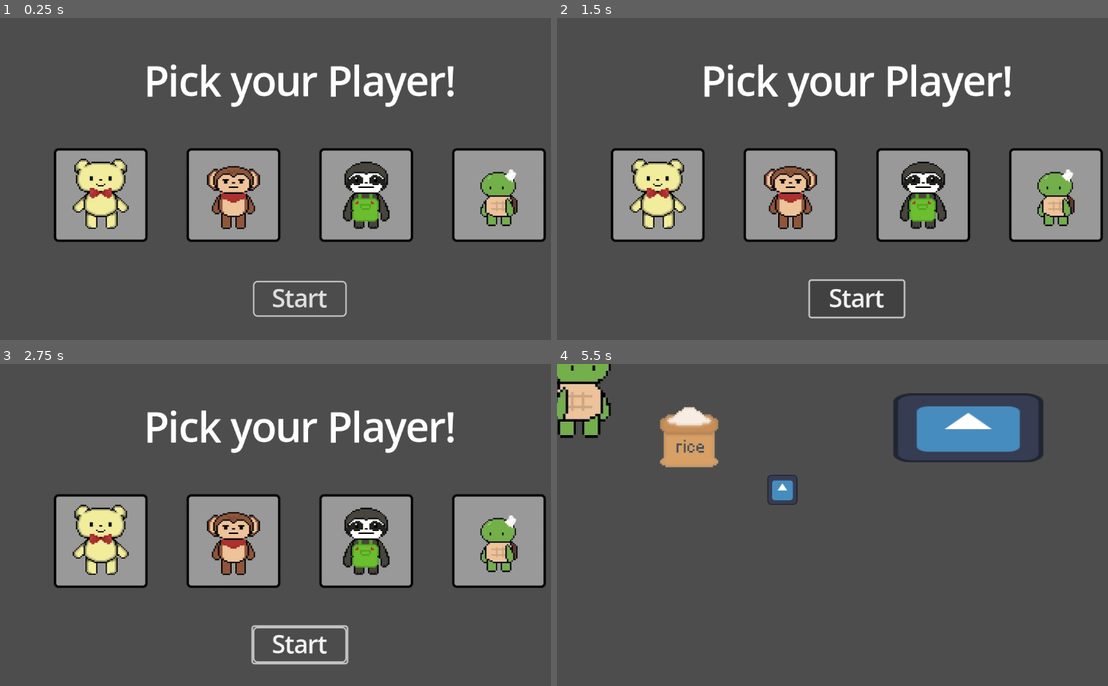
Above: before the commit, frames 1-4 (two rows, left to right).
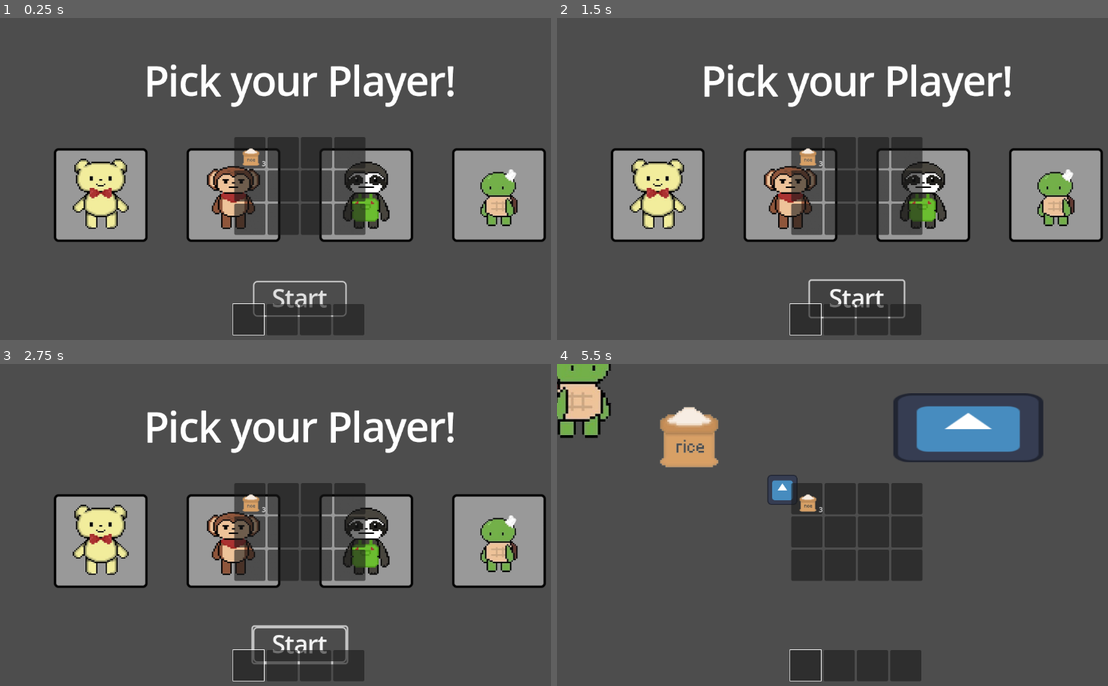
Above: after the commit, the same moments.

Repository: rxsiebearr/Cooking-with-Pao-Pao
Game: Godot game, scene res://character_selection.tscn
Same seed, same stepped clock (60 frames per second), same inputs: the game is played once before the commit and once after it. The engine's default icon, where the game draws it, is replaced by a stand-in: a white triangle on a blue panel in a dark square.
Inputs (mouse positions are in pixels of both pictures, inside the frame that each line leads up to):
- Up to frame 1 (0.25 s): no input
- Up to frame 2 (1.5 s): click "Start" at 0.5 s; click "Start" at 1.25 s
- Up to frame 3 (2.75 s): tap Enter (ui_accept) at 2, 2.27 s; move the mouse to (429, 515) at 2.02 s; hold D (move_right) from 2.03 s (still down); hold E (interact) from 2.03 s (still down); click (429, 515) at 2.17 s
- Up to frame 4 (5.5 s): release D (move_right) at 2.75 s; release E (interact) at 2.75 s; tap Enter (ui_accept) at 2.75, 3.5, 4.25, 5, 5.27 s; drag from (738, 550) to (826, 599) at 2.77 s; move the mouse to (915, 457) at 3.52 s; hold D (move_right) 3.53-4.25 s; hold E (interact) 3.53-4.25 s; click (915, 457) at 3.67 s; drag from (826, 599) to (678, 483) at 4.27 s; move the mouse to (1036, 582) at 5.02 s; hold A (move_left) from 5.03 s (still down); hold E (interact) from 5.03 s (still down); click (1036, 582) at 5.17 s

The runs differ from the first frame. In frame 1, 8.0% of the frame differs, in the area x 42-67%, y 36-99%; in frame 2, 7.6%; in frame 3, 8.0%; in frame 4, 8.6%.

Commit message:
Inventory Done

Diff:
--- a/cooking-with-pao-pao/Farming/farming_test.gd
+++ b/cooking-with-pao-pao/Farming/farming_test.gd
@@ -9,8 +9,10 @@
 
 @export var block : Dictionary [String, BlockData]
 
-var currently_equipped : String = "rice"
+var currently_equipped : Item1 = null
 
+func _ready():
+	Inventory.current_scene = self
 
 
 func _physics_process(delta):
@@ -51,13 +53,14 @@
 			harvesting(tile_pos)
 
 		if event.button_index == MOUSE_BUTTON_RIGHT and not crop.has(tile_pos):
-			set_tile(currently_equipped, tile_pos, crop_layer)
-			crop[tile_pos] = {
-				"name" : currently_equipped,
-				"duration" : 0
-			}
-			print(crop)
-
+			if is_instance_of(currently_equipped, CropData):
+				set_tile(currently_equipped.tile_name, tile_pos, crop_layer)
+				crop[tile_pos] = {
+					"name" : currently_equipped.tile_name,
+					"duration" : 0
+				}
+				print(crop)
+				Inventory.use_stackable_item()
 
 func get_snapped_position(global_pos: Vector2) -> Vector2i:
 	var local_pos = ground.to_local(global_pos)
@@ -89,6 +92,7 @@
 	if crop_layer.get_cell_source_id(pos) != -1 and crop.has(pos) and crop[pos]["duration"] < 0:
 		crop_layer.erase_cell(pos)
 		print(crop[pos]["name"])
-		crop_count += 1
+		Inventory.add_item(block[crop[pos]["name"]], 2)
+		crop_count += 2
 		get_node("Control/Label").text = "x" + str(crop_count)
 		crop.erase(pos)
--- a/cooking-with-pao-pao/Farming/farming_test.tscn
+++ b/cooking-with-pao-pao/Farming/farming_test.tscn
@@ -126,19 +126,18 @@
 
 [node name="Label" type="Label" parent="Control"]
 layout_mode = 1
-anchors_preset = 1
-anchor_left = 1.0
+anchors_preset = 10
 anchor_right = 1.0
-offset_left = -38.0
-offset_top = 10.0
-offset_right = 2.0
-offset_bottom = 32.3333
-grow_horizontal = 0
+offset_left = -21.2197
+offset_top = 11.9543
+offset_right = -21.2197
+offset_bottom = 34.2876
+grow_horizontal = 2
 scale = Vector2(2.34475, 2.0732)
 text = "x0"
 label_settings = SubResource("LabelSettings_ynp53")
 
 [node name="Sprite2D" type="Sprite2D" parent="Control"]
-position = Vector2(-35, 16)
+position = Vector2(-58.075, 15.939)
 scale = Vector2(0.195542, 0.180439)
 texture = ExtResource("7_ynp53")
--- /dev/null
+++ b/cooking-with-pao-pao/Placeholder images/Hotbar.gd
@@ -0,0 +1,34 @@
+extends HBoxContainer
+
+signal equip(item : Item1)
+
+var currently_equipped : Item1:
+	set(value):
+		currently_equipped = value
+		equip.emit(value)
+
+var index= 0:
+	set(value):
+		index = value
+
+		if index >= get_child_count():
+			index = 0
+		elif index < 0:
+			index = get_child_count() - 1
+			queue_redraw()
+func _draw():
+	draw_rect( Rect2(get_child(index).position, get_child(index).size), Color.WHITE, false, 1)
+
+func _input(event):
+	if event is InputEventMouseButton and event.is_pressed():
+		if event.button_index == MOUSE_BUTTON_WHEEL_UP:
+			index -= 1
+		if event.button_index == MOUSE_BUTTON_WHEEL_DOWN:
+			index += 1
+			print(index)
+
+func update():
+	currently_equipped = get_child(index).item
+
+func use_current():
+	get_child(index).amount -= 1
--- /dev/null
+++ b/cooking-with-pao-pao/Placeholder images/Inventory.gd
@@ -0,0 +1,32 @@
+extends Control
+var current_scene
+@onready var Hotbar: HBoxContainer = $UI/Hotbar
+@onready var Grid: GridContainer = $UI/GridContainer
+
+func _on_hotbar_equip(item):
+	if current_scene != null:
+		current_scene.currently_equipped = item
+
+func use_stackable_item():
+	Hotbar.update()
+	Hotbar.use_current()
+
+func add_item(item : Item1, amount :int = 1):
+	for slot in Hotbar.get_children():
+		if slot.item == null:
+			slot.item = item
+			slot.set_amount(amount)
+			return
+		elif slot.item == item:
+			slot.add_amount(2)
+			return
+
+	for slot in Grid.get_children():
+		if slot.item == null:
+			slot.item = item
+			slot.set_amount(amount)
+		elif slot.item == item:
+			slot.add_amount(2)
+			return
+
+	print("Full Inventory")
--- a/cooking-with-pao-pao/Placeholder images/Inventory.tscn
+++ b/cooking-with-pao-pao/Placeholder images/Inventory.tscn
@@ -1,7 +1,9 @@
-[gd_scene load_steps=3 format=3 uid="uid://dvfaqncdp70hw"]
+[gd_scene load_steps=5 format=3 uid="uid://dvfaqncdp70hw"]
 
+[ext_resource type="Script" uid="uid://bl3fhenl6pi2k" path="res://Placeholder images/Inventory.gd" id="1_1ywxw"]
 [ext_resource type="PackedScene" uid="uid://m8fw6pm7upi4" path="res://Placeholder images/Slot.tscn" id="1_cnk8e"]
 [ext_resource type="Resource" uid="uid://bro6k33n1vxpw" path="res://Resources/Rice.tres" id="2_tho5l"]
+[ext_resource type="Script" uid="uid://hgjjehkoux4s" path="res://Placeholder images/Hotbar.gd" id="3_stflw"]
 
 [node name="Inventory" type="Control"]
 layout_mode = 3
@@ -10,6 +12,7 @@
 anchor_bottom = 1.0
 grow_horizontal = 2
 grow_vertical = 2
+script = ExtResource("1_1ywxw")
 
 [node name="UI" type="CanvasLayer" parent="."]
 
@@ -90,6 +93,7 @@
 offset_bottom = -38.0
 grow_horizontal = 2
 grow_vertical = 0
+script = ExtResource("3_stflw")
 
 [node name="Slot" parent="UI/Hotbar" instance=ExtResource("1_cnk8e")]
 custom_minimum_size = Vector2(60, 60)
@@ -106,3 +110,5 @@
 [node name="Slot4" parent="UI/Hotbar" instance=ExtResource("1_cnk8e")]
 custom_minimum_size = Vector2(60, 60)
 layout_mode = 2
+
+[connection signal="equip" from="UI/Hotbar" to="." method="_on_hotbar_equip"]
--- a/cooking-with-pao-pao/Placeholder images/Slot.gd
+++ b/cooking-with-pao-pao/Placeholder images/Slot.gd
@@ -23,12 +23,12 @@
 func add_amount(value: int):
 	amount += value
 
-func _can_drop_data(at_position, data):
-	if "Item" in data:
+func _can_drop_data(_at_position, data):
+	if "item" in data:
 		return is_instance_of(data.item, Item1)
 	return false
 
-func _drop_data(_at_positon, data):
+func _drop_data(_at_position, data):
 	var temp = item
 	item = data.item
 	data.item = temp
@@ -37,5 +37,19 @@
 	amount= data.amount
 	data.amount = temp
 
-func _get_drag_data(at_position):
+	if get_parent().has_method("update"):
+		get_parent().update()
+	if data.get_parent().has_method("update"):
+		data.get_parent().update()
+func _get_drag_data(_at_position):
+	if item:
+		var preview_texture = TextureRect.new()
+		preview_texture.texture = item.icon
+		preview_texture.size = Vector2(16,16)
+		preview_texture.position = -Vector2(8,8)
+
+		var preview = Control.new()
+		preview.add_child(preview_texture)
+		set_drag_preview(preview)
+
 	return self
--- a/cooking-with-pao-pao/Placeholder images/Slot.tscn
+++ b/cooking-with-pao-pao/Placeholder images/Slot.tscn
@@ -3,6 +3,7 @@
 [ext_resource type="Script" uid="uid://unqfuu147r33" path="res://Placeholder images/Slot.gd" id="1_fbjf0"]
 
 [node name="Slot" type="Panel"]
+z_index = -1
 offset_right = 40.0
 offset_bottom = 40.0
 script = ExtResource("1_fbjf0")
@@ -20,9 +21,9 @@
 anchor_right = 1.0
 anchor_bottom = 1.0
 offset_left = -40.0
-offset_top = -9.0
+offset_top = -16.0
 grow_horizontal = 0
 grow_vertical = 0
-theme_override_font_sizes/font_size = 4
+theme_override_font_sizes/font_size = 12
 horizontal_alignment = 2
 vertical_alignment = 2
--- a/cooking-with-pao-pao/project.godot
+++ b/cooking-with-pao-pao/project.godot
@@ -19,6 +19,7 @@
 
 GlobalData="*res://global_data.gd"
 Global="*res://Global.gd"
+Inventory="*res://Placeholder images/Inventory.tscn"
 
 [display]
 
Not shown: 1 places in cooking-with-pao-pao/Farming/farming_test.tscn that only renumber resources
Not shown, added: cooking-with-pao-pao/Placeholder images/Hotbar.gd.uid
Not shown, added: cooking-with-pao-pao/Placeholder images/Inventory.gd.uid
